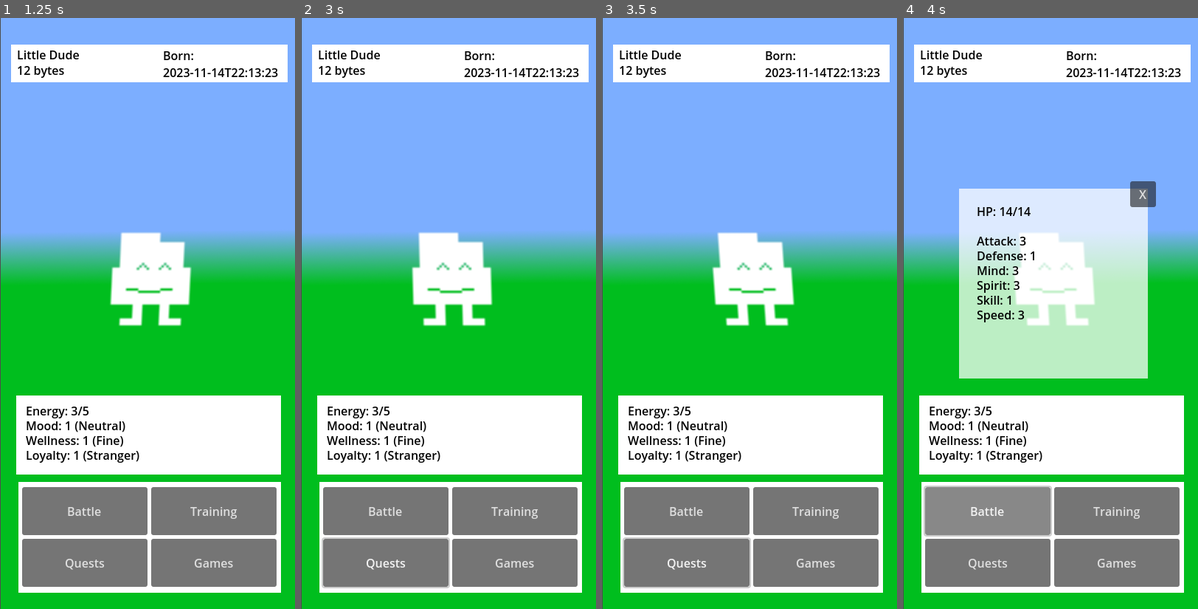
Above: before the commit, frames 1-4 (left to right).
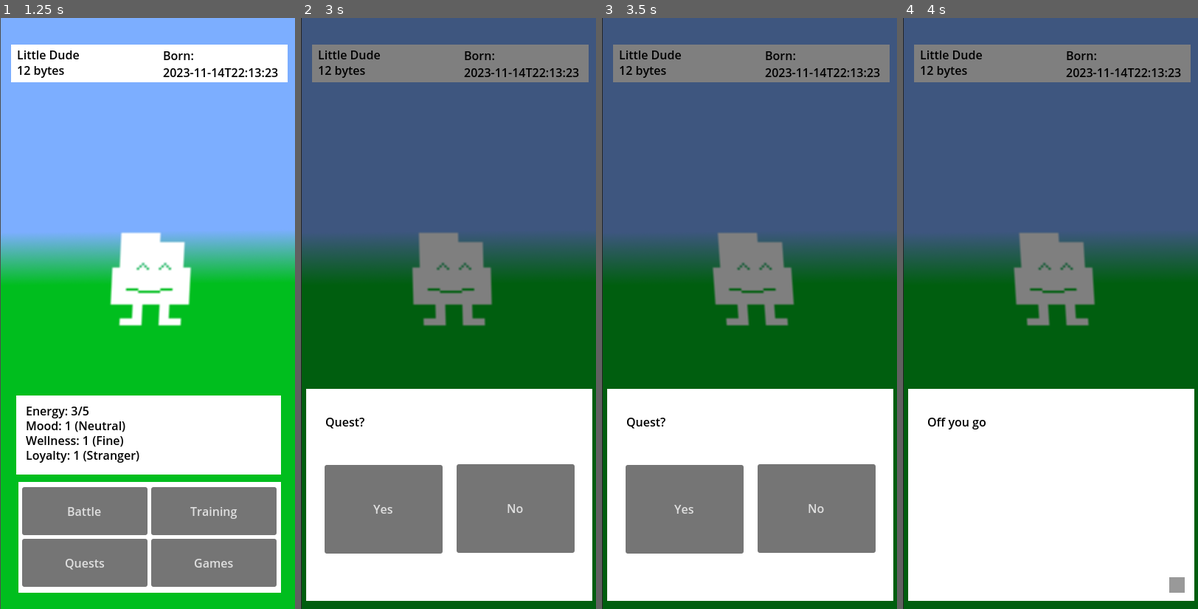
Above: after the commit, the same moments.

Repository: Rathenix/Tamago
Game: Godot game, scene res://scenes/title.tscn
The game is run twice, just before and just after one commit, with the same random seed, the same clock (stepped at 60 frames per second) and the same inputs. The engine's default icon, where the game draws it, is replaced by a stand-in: a white triangle on a blue panel in a dark square.
Inputs (mouse positions are in pixels of both pictures, inside the frame that each line leads up to):
- Up to frame 1 (1.25 s): tap Enter at 0.5 s; move the mouse to (212, 283) at 0.52 s; click (212, 283) at 0.67 s
- Up to frame 2 (3 s): click "Quests" at 1.25 s; move the mouse to (389, 343) at 2.02 s; click (389, 343) at 2.17 s; move the mouse to (478, 183) at 2.77 s; click (478, 183) at 2.92 s
- Up to frame 3 (3.5 s): no input
- Up to frame 4 (4 s): click (985, 508) at 3.5 s, where only the run after the commit has a clickable "Yes"

Frame 1 is identical in both runs. In frame 2, 80% of the frame differs, in the area x 0-100%, y 0-100%; in frame 3, 80%; in frame 4, 86%.

Commit message:
added a crude button prompt system

Diff:
--- a/scenes/home.tscn
+++ b/scenes/home.tscn
@@ -344,3 +344,4 @@
 [connection signal="toggled" from="Training/TrainSpeedCheckBox" to="." method="_on_train_speed_check_box_toggled"]
 [connection signal="pressed" from="Training/StartTainingButton" to="." method="_on_start_taining_button_pressed"]
 [connection signal="done" from="TextBox" to="." method="_on_text_box_done"]
+[connection signal="prompt_pressed" from="TextBox" to="." method="_on_text_box_prompt_pressed"]
--- a/scenes/text_box.tscn
+++ b/scenes/text_box.tscn
@@ -56,3 +56,21 @@
 libraries = {
 "": SubResource("AnimationLibrary_llckv")
 }
+
+[node name="LeftButton" type="Button" parent="."]
+visible = false
+offset_left = 32.0
+offset_top = 605.0
+offset_right = 192.0
+offset_bottom = 725.0
+
+[node name="RightButton" type="Button" parent="."]
+visible = false
+offset_left = 211.0
+offset_top = 604.0
+offset_right = 371.0
+offset_bottom = 724.0
+
+[connection signal="done" from="." to="." method="_on_done"]
+[connection signal="pressed" from="LeftButton" to="." method="_on_left_button_pressed"]
+[connection signal="pressed" from="RightButton" to="." method="_on_right_button_pressed"]
--- a/scripts/home.gd
+++ b/scripts/home.gd
@@ -86,7 +86,23 @@
 
 func _on_quests_button_pressed():
 	if no_current_window():
-		display_text(["Go on a quest", "Or don't. I'm not the boss of you"])
+		display_text(
+			[
+				"Go on a quest?",
+				"Or don't. I'm not the boss of you",
+				"{
+					\"prompt_text\": \"Quest?\",
+					\"left_button\": {
+						\"text\": \"Yes\",
+						\"value\": \"quest_yes\"
+					},
+					\"right_button\": {
+						\"text\": \"No\",
+						\"value\": \"quest_no\"
+					}
+				}"
+			]
+		)
 
 func _on_games_button_pressed():
 	if no_current_window():
@@ -134,3 +150,11 @@
 	$TrainingButton.mouse_filter = Control.MOUSE_FILTER_STOP
 	$QuestsButton.mouse_filter = Control.MOUSE_FILTER_STOP
 	$GamesButton.mouse_filter = Control.MOUSE_FILTER_STOP
+
+func _on_text_box_prompt_pressed(value):
+	print(value)
+	match value:
+		"quest_yes":
+			display_text(["Off you go"])
+		"quest_no":
+			display_text(["Like I said, do whatever you want"])
--- a/scripts/text_box.gd
+++ b/scripts/text_box.gd
@@ -2,17 +2,25 @@
 
 var texts_to_show = []
 signal done
+signal prompt_pressed(value)
+var prompt = false
+var left_value = "left"
+var right_value = "right"
 
 func _ready():
 	visible = false
 	$ContinueIndicator/AnimationPlayer.assigned_animation = "flash"
 	$ContinueIndicator/AnimationPlayer.play()
+	$LeftButton.mouse_filter = Control.MOUSE_FILTER_IGNORE
+	$RightButton.mouse_filter = Control.MOUSE_FILTER_IGNORE
 
 func _input(event):
-	if event is InputEventScreenTouch and event.is_pressed():
-		next()
+	if !prompt:
+		if event is InputEventScreenTouch and event.is_pressed():
+			next()
 	if event is InputEventScreenTouch and !event.is_pressed():
 		if not visible: emit_signal("done")
+		elif prompt: emit_signal("done")
 
 func display_text(texts):
 	texts_to_show = texts
@@ -21,7 +29,43 @@
 
 func next():
 	if texts_to_show.size() > 0:
-		$RichTextLabel.text = "[color=black]" + str(texts_to_show.pop_front()) + "[/color]"
+		var text = texts_to_show.pop_front()
+		if text.begins_with("{"):
+			prompt = true
+			$ContinueIndicator.visible = false
+			$LeftButton.visible = true
+			$RightButton.visible = true
+			$LeftButton.mouse_filter = Control.MOUSE_FILTER_IGNORE
+			$RightButton.mouse_filter = Control.MOUSE_FILTER_IGNORE
+			var prompt_json = JSON.parse_string(text)
+			$RichTextLabel.text = "[color=black]" + str(prompt_json.prompt_text) + "[/color]"
+			$LeftButton.text = prompt_json.left_button.text
+			left_value = prompt_json.left_button.value
+			$RightButton.text = prompt_json.right_button.text
+			right_value = prompt_json.right_button.value
+		else:
+			prompt = false
+			$RichTextLabel.text = "[color=black]" + str(text) + "[/color]"
 	else:
 		$RichTextLabel.text = ""
 		visible = false
+
+func _on_left_button_pressed():
+	emit_signal("prompt_pressed", left_value)
+	$ContinueIndicator.visible = true
+	$LeftButton.visible = false
+	$RightButton.visible = false
+	$LeftButton.mouse_filter = Control.MOUSE_FILTER_IGNORE
+	$RightButton.mouse_filter = Control.MOUSE_FILTER_IGNORE
+
+func _on_right_button_pressed():
+	emit_signal("prompt_pressed", right_value)
+	$ContinueIndicator.visible = true
+	$LeftButton.visible = false
+	$RightButton.visible = false
+	$LeftButton.mouse_filter = Control.MOUSE_FILTER_IGNORE
+	$RightButton.mouse_filter = Control.MOUSE_FILTER_IGNORE
+
+func _on_done():
+	$LeftButton.mouse_filter = Control.MOUSE_FILTER_STOP
+	$RightButton.mouse_filter = Control.MOUSE_FILTER_STOP
